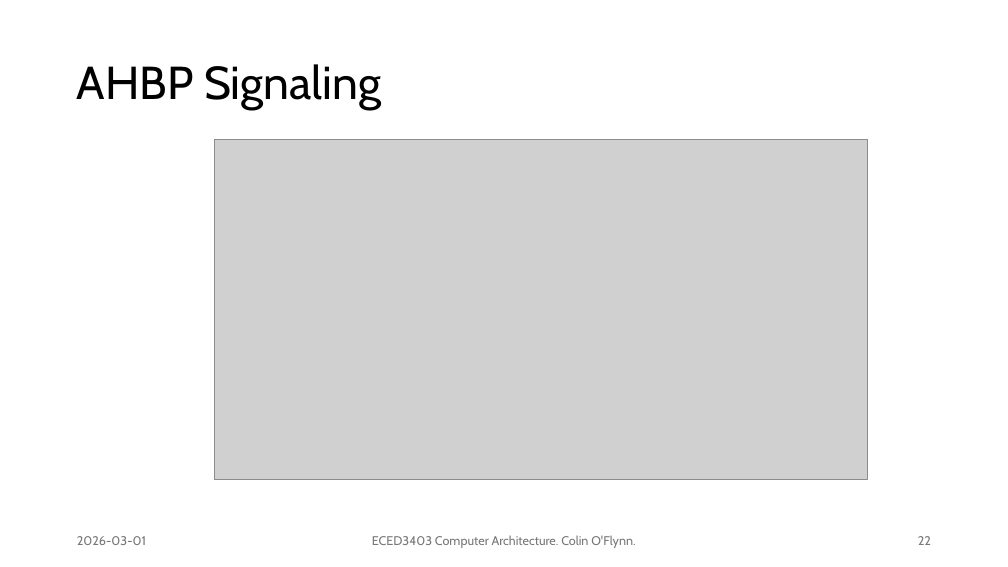
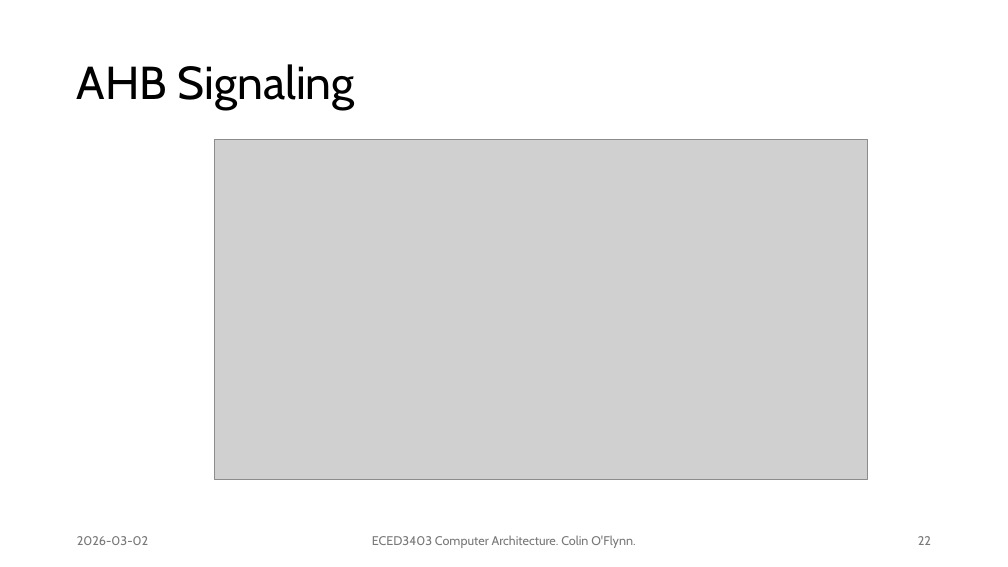
Before and after one commit to colinoflynn/eced3403-computer-architecture, a slide deck: slide 22 of slides/3403 - 4.1 - Memory Busses.pptx. Drawn at 1008x567 pixels with LibreOffice and Linux fonts; fonts in the diff are those of the drawing; grey boxes stand for pictures. Boxes give left, top, right and bottom in pixels: in the first picture for what was removed or moved away, otherwise in the second. Text is boxed around its words. In the diff, an @@ line names an element or a change of style, - is before the commit and + after.

```diff
--- a/slides/3403 - 4.1 - Memory Busses.pptx
+++ b/slides/3403 - 4.1 - Memory Busses.pptx
@@ title at bbox=[77, 64, 355, 110]: text changed @@
-AHBP Signaling
+AHB Signaling
@@ text at bbox=[77, 536, 148, 545]: text changed @@
-2026-03-01
+2026-03-02
```
Also in this commit, not shown: 29 other slides changed, 5 slides added.
